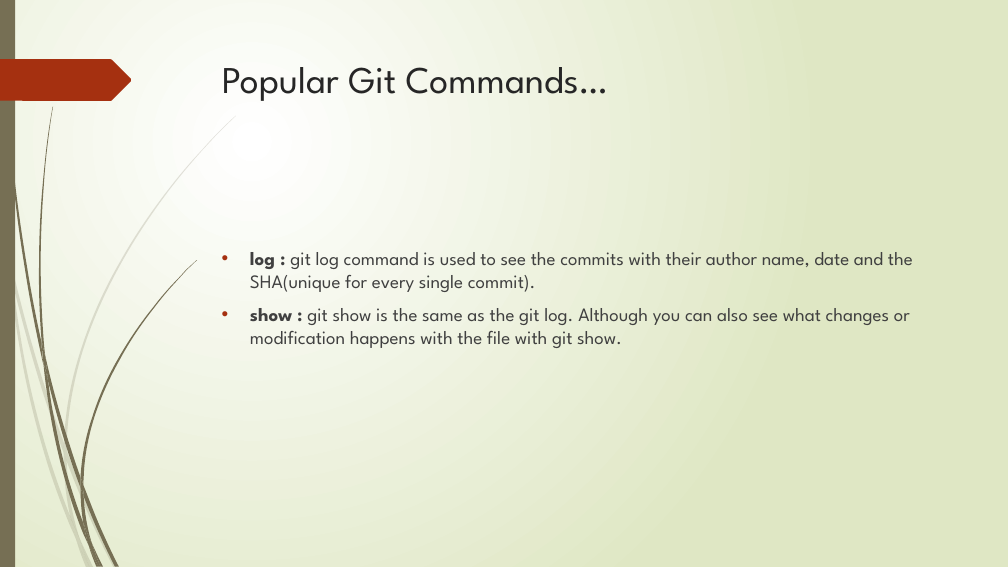
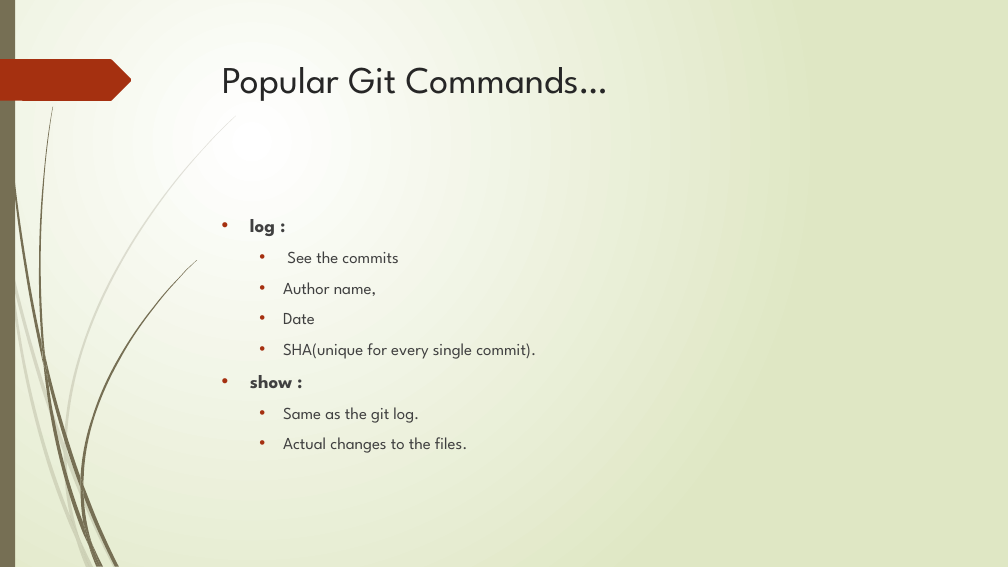
Before and after one commit to saad-janjua/assignment, a slide deck: slide 5 of Version Control with Git.pptx. Drawn at 1008x567 pixels with LibreOffice and Linux fonts; fonts in the diff are those of the drawing. Boxes give left, top, right and bottom in pixels: in the first picture for what was removed or moved away, otherwise in the second. Text is boxed around its words. In the diff, an @@ line names an element or a change of style, - is before the commit and + after.

```diff
--- a/Version Control with Git.pptx
+++ b/Version Control with Git.pptx
@@ text at bbox=[250, 219, 536, 453]: text changed; size 18 to 16 pt @@
-• log : git log command is used to see the commits with their author name, date and the SHA(unique for every single commit).
-• show : git show is the same as the git log. Although you can also see what changes or modification happens with the file with git show.
+• log :
+  • See the commits
+  • Author name,
+  • Date
+  • SHA(unique for every single commit).
+• show :
+  • Same as the git log.
+  • Actual changes to the files.
```
Also in this commit, not shown: 2 other slides changed.
